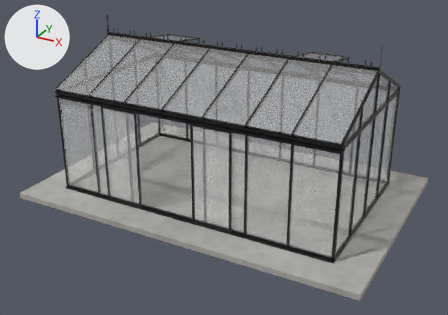
The glTF model models/scandiglas/sg-rect-10-2-17-6-decor.glb as it was, and as the next commit left it.
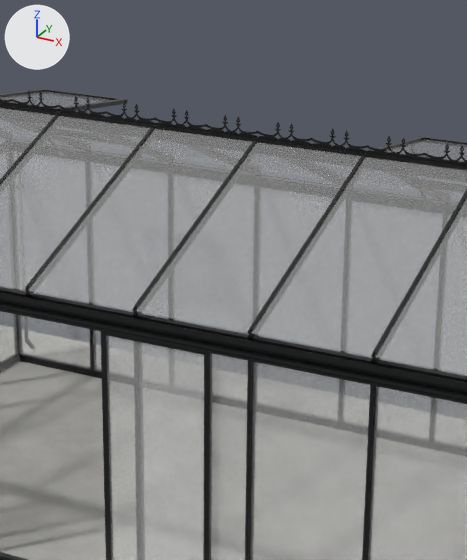
There are two pictures of each version: one whole from a camera (50 mm lens) standing at (5.12, -7.33, 5.32) and looking at (0.07, 1.86, 0.73), one close up on the part from 34% to 73% of the width and 0% to 67% of the height. The lights are fixed; the arrows at upper left show +X, +Y and +Z. The older version's two pictures come first. Vertices at exactly the same position are counted once.

Objects in the first close-up: 'scandiglas-rect-10-2-17-6-decor'.
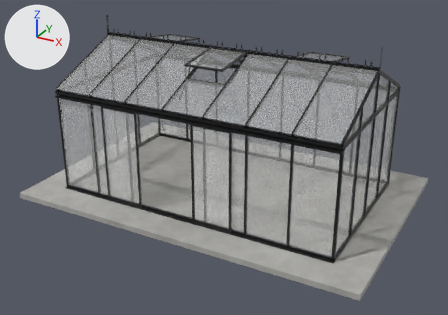
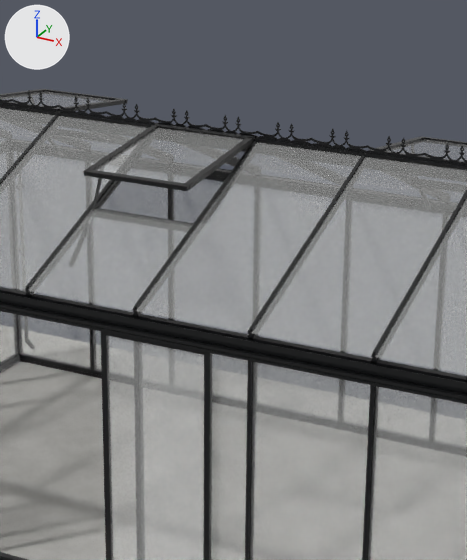
What differs and where, as boxes (x1, y1, x2, y2) in the close-ups (467 x 560 px):
part 1 of me_scandiglas, added
    after: (83, 170, 190, 191)
part 2 of me_scandiglas, added
    after: (154, 123, 255, 142)
part 3 of me_scandiglas, added (mostly hidden)
    after: (92, 178, 101, 211)
part 4 of me_scandiglas, added
    after: (95, 128, 244, 183)
part 5 of me_scandiglas, added
    after: (95, 208, 194, 224)
part 6 of me_scandiglas, reshaped
    before: (12, 104, 256, 310)
    after: (27, 124, 256, 310)

What the commit changed:
me_scandiglas is used by ob_scandiglas_rect_10_2_17_6_decor; location (0.0, 0.0, 0.0).
me_scandiglas had 25006 vertices, 48634 faces and spanned x -3.31..3.31, y 0.0..4.38, z -0.1..3.04.
me_scandiglas now has 25614 vertices, 49808 faces and spans x -3.31..3.31, y 0.0..4.38, z -0.1..3.04.
me_scandiglas part 1: the loose piece of 48 vertices spanning x -1.89..-1.15, y 2.2..2.25, z 2.64..2.68 is copied, and the copy is moved by (1.52, -0.94, -0.11); it spans x -0.37..0.37, y 1.26..1.31, z 2.54..2.57.
me_scandiglas part 2: the loose piece of 48 vertices spanning x -1.89..-1.15, y 2.2..2.25, z 2.64..2.68 is copied, and the copy is moved by (1.52, -0.07, 0.0); it spans x -0.37..0.37, y 2.13..2.17, z 2.64..2.68.
me_scandiglas part 3: the loose piece of 24 vertices spanning x -0.39..-0.37, y 0.61..2.15, z 1.99..2.65 is copied, and the copy is scaled about its middle by (0, 0.0898, 0.458), then moved by (0.03, 0.01, 0.09); it spans x -0.36..-0.35, y 1.31..1.47, z 2.26..2.56.
me_scandiglas part 4: the loose piece of 24 vertices spanning x -0.37..0.37, y 0.59..2.16, z 1.98..2.65 is copied, and the copy is scaled about its middle by (0.902, 0.529, 0.153), then moved by (0.0, 0.34, 0.3); it spans x -0.33..0.33, y 1.31..2.13, z 2.55..2.66.
me_scandiglas part 5: a new loose piece of 24 vertices spanning x -0.37..0.37, y 1.34..1.39, z 2.25..2.31, in mat_powder.
me_scandiglas part 6: 31 vertices moved from x -2.69..0.38, y 2.15..2.19, z 2.64..2.71 to x -2.69..0.38, y 1.35..2.19, z 2.3..2.71; 4 vertices removed from x -0.37..0.37, y 2.16, z 2.64; 100 vertices added at x -0.37..0.37, y 1.28..2.15, z 2.3..2.68.
Other edits to the shape of me_scandiglas do not show in these pictures.
